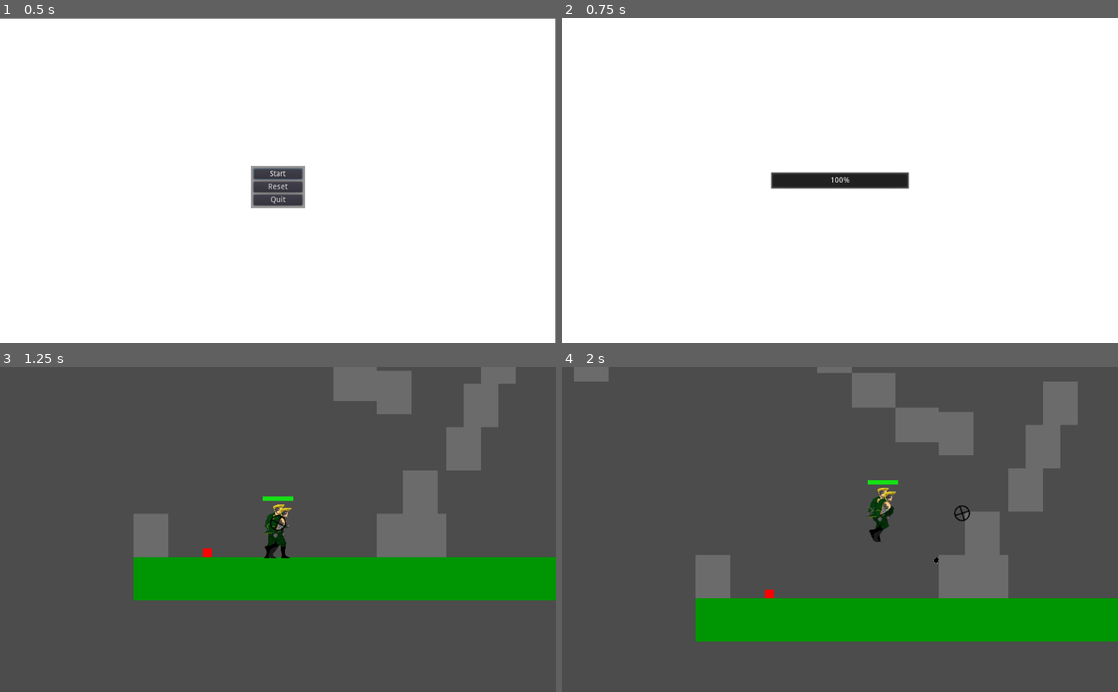
Above: before the commit, frames 1-4 (two rows, left to right).
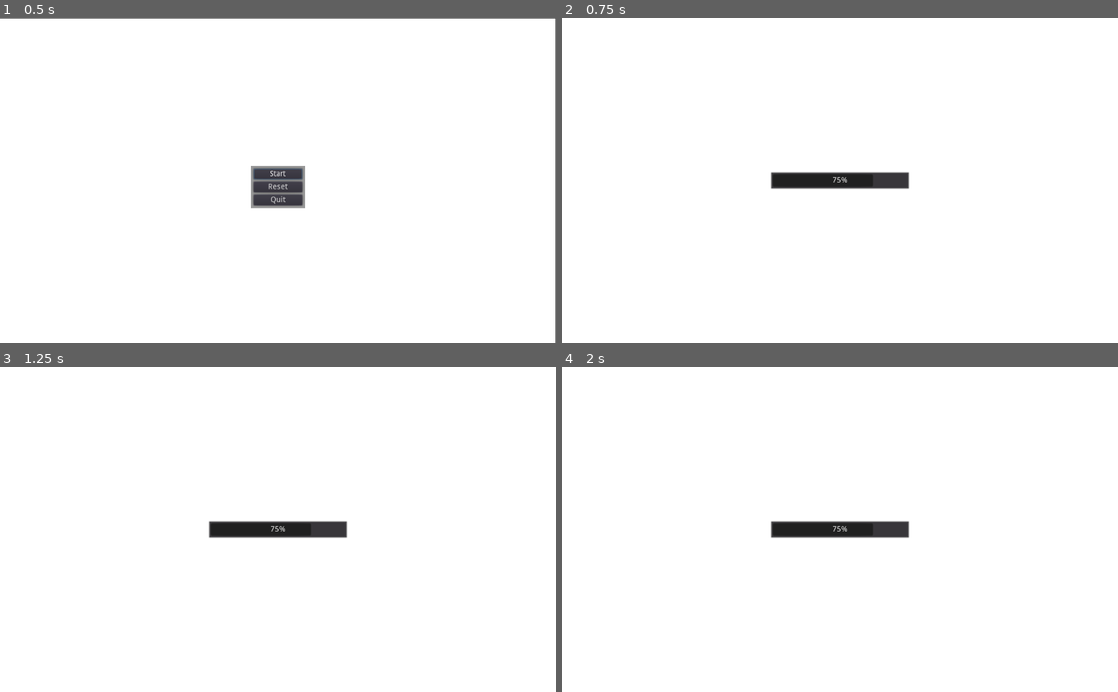
Above: after the commit, the same moments.

Repository: jfdoming/Project-B
Game: Godot game, scene res://scenes/Start.tscn
Two runs of this game, one before a commit and one after it. Both use one fixed random seed, a clock stepped at 60 frames per second and the inputs below.
Inputs (mouse positions are in pixels of both pictures, inside the frame that each line leads up to):
- Up to frame 1 (0.5 s): no input
- Up to frame 2 (0.75 s): click "Start" at 0.5 s
- Up to frame 3 (1.25 s): no input
- Up to frame 4 (2 s): move the mouse to (962, 513) at 1.27 s; hold Right (ui_right) from 1.28 s (still down); click (962, 513) at 1.35 s; tap Space (ui_select) at 1.52 s

Frame 1 is identical in both runs. In frame 2, 0.2% of the frame differs, in the area x 48-62%, y 48-52%; in frame 3, 100%; in frame 4, 100%, in the area x 0-100%, y 0-100%.

Commit message:
Added slide animation but did not set up

Diff:
--- a/Player.gd
+++ b/Player.gd
@@ -70,6 +70,8 @@
 		$PunchAnimation,
 		$HamonPunchAnimation,
 		$LaserEyeAnimation,
+		$SprintAnimation,
+		$SlideAnimation,
 	]
 	for anim in animations:
 		self._stop_anim(anim)
--- a/Player.tscn
+++ b/Player.tscn
@@ -13,6 +13,7 @@
 [ext_resource path="res://assets/Stroheim-Hamon-Punch.png" type="Texture" id=11]
 [ext_resource path="res://assets/Stroheim-LaserEye-Movement.png" type="Texture" id=12]
 [ext_resource path="res://assets/Stroheim-Sprint.png" type="Texture" id=13]
+[ext_resource path="res://assets/Stroheim-Sliding.png" type="Texture" id=14]
 
 [sub_resource type="SpriteFrames" id=1]
 animations = [ {
@@ -422,6 +423,19 @@
 "loop": false,
 "name": "default",
 "speed": 10.0
+} ]
+
+[sub_resource type="AtlasTexture" id=81]
+flags = 4
+atlas = ExtResource( 14 )
+region = Rect2( 0, 0, 100, 120 )
+
+[sub_resource type="SpriteFrames" id=82]
+animations = [ {
+"frames": [ SubResource( 81 ) ],
+"loop": true,
+"name": "default",
+"speed": 5.0
 } ]
 
 [sub_resource type="RectangleShape2D" id=53]
@@ -525,9 +539,16 @@
 frames = SubResource( 73 )
 
 [node name="SprintAnimation" type="AnimatedSprite" parent="."]
+visible = false
 position = Vector2( 0, -27 )
 scale = Vector2( 2, 2 )
 frames = SubResource( 80 )
+
+[node name="SlideAnimation" type="AnimatedSprite" parent="."]
+visible = false
+position = Vector2( 0, -27 )
+scale = Vector2( 2, 2 )
+frames = SubResource( 82 )
 
 [node name="HeadCollisionShape" type="CollisionShape2D" parent="."]
 position = Vector2( 2.59303, -89.4856 )
Not shown: 1 places in Player.tscn that only renumber resources
